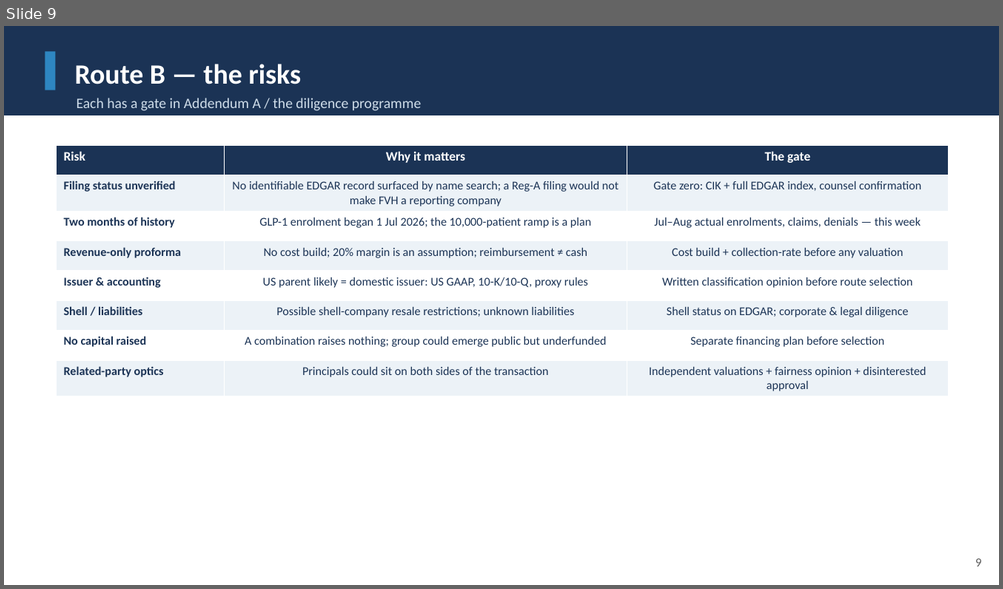
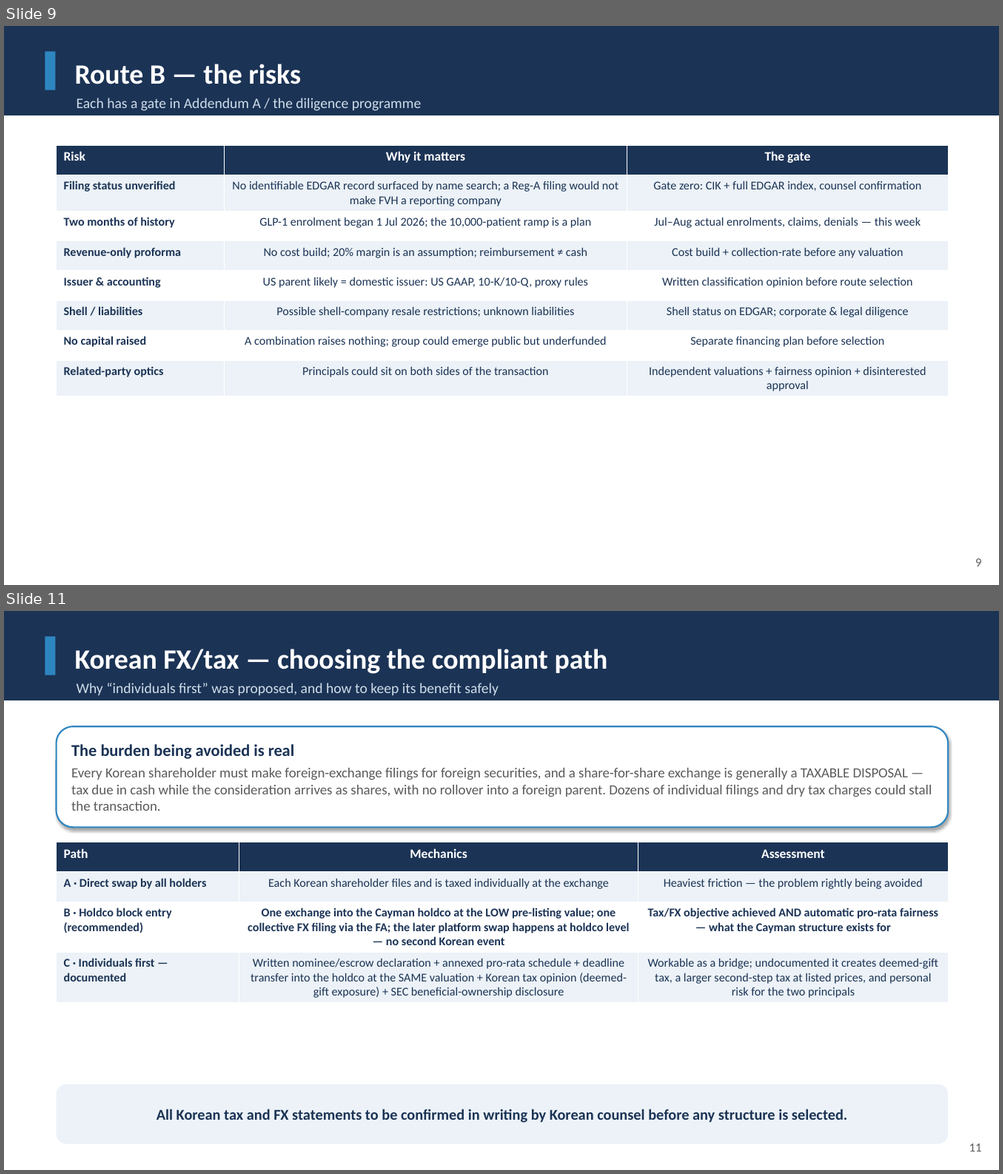
Before and after one commit to leicatam/gamification, a slide deck: synexo/GenApep_Executive_Presentation.pptx. Shown one above the other, each under a label of ours: slide 9 before the commit, slides 9 and 11 after it; the slides between them are not shown. The pictures are 1003x589 and 1003x1174 pixels, drawn with LibreOffice and Linux fonts; fonts in the diff are those of the drawing. Boxes give left, top, right and bottom in pixels: in the first picture for what was removed or moved away, otherwise in the second. Text is boxed around its words. In the diff, an @@ line names an element or a change of style, - is before the commit and + after.

```diff
--- a/synexo/GenApep_Executive_Presentation.pptx
+++ b/synexo/GenApep_Executive_Presentation.pptx
@@ slide 11 added at <box>4,611,999,1170</box>, background #FFFFFF @@
@@ rectangle added at <box>4,611,999,701</box>, fill #1B3355 @@
@@ rectangle added at <box>45,636,56,675</box>, fill #2E86C1 @@
@@ text added at <box>75,649,608,674</box>, 27 pt, text #FFFFFF, bold @@
+Korean FX/tax — choosing the compliant path
@@ text added at <box>77,683,498,695</box>, 14 pt, text #CFDDEA @@
+Why “individuals first” was proposed, and how to keep its benefit safely
@@ rounded rectangle added at <box>57,726,948,827</box>, fill #FFFFFF, outline #2E86C1 1.5 pt, 13.5 pt, text #5A5A5A @@
+The burden being avoided is real
+Every Korean shareholder must make foreign-exchange filings for foreign securities, and a share-for-share exchange is generally a TAXABLE DISPOSAL — tax due in cash while the consideration arrives as shares, with no rollover into a foreign parent. Dozens of individual filings and dry tax charges could stall the transaction.
@@ table added at <box>57,843,948,1001</box>, 4 rows, 3 columns @@
+Path | Mechanics | Assessment
+A · Direct swap by all holders | Each Korean shareholder files and is taxed individually at the exchange | Heaviest friction — the problem rightly being avoided
+B · Holdco block entry (recommended) | One exchange into the Cayman holdco at the LOW pre-listing value; one collective FX filing via the FA; the later platform swap happens at holdco level — no second Korean event | Tax/FX objective achieved AND automatic pro-rata fairness — what the Cayman structure exists for
+C · Individuals first — documented | Written nominee/escrow declaration + annexed pro-rata schedule + deadline transfer into the holdco at the SAME valuation + Korean tax opinion (deemed-gift exposure) + SEC beneficial-ownership disclosure | Workable as a bridge; undocumented it creates deemed-gift tax, a larger second-step tax at listed prices, and personal risk for the two principals
@@ rounded rectangle added at <box>57,1085,948,1145</box>, fill #ECF2F7, 14.5 pt, text #1B3355, bold @@
+All Korean tax and FX statements to be confirmed in writing by Korean counsel before any structure is selected.
@@ text added at <box>969,1144,982,1152</box>, 12 pt, text #5A5A5A @@
+11
```
Also in this commit, not shown: 8 slides changed, 2 other files.
